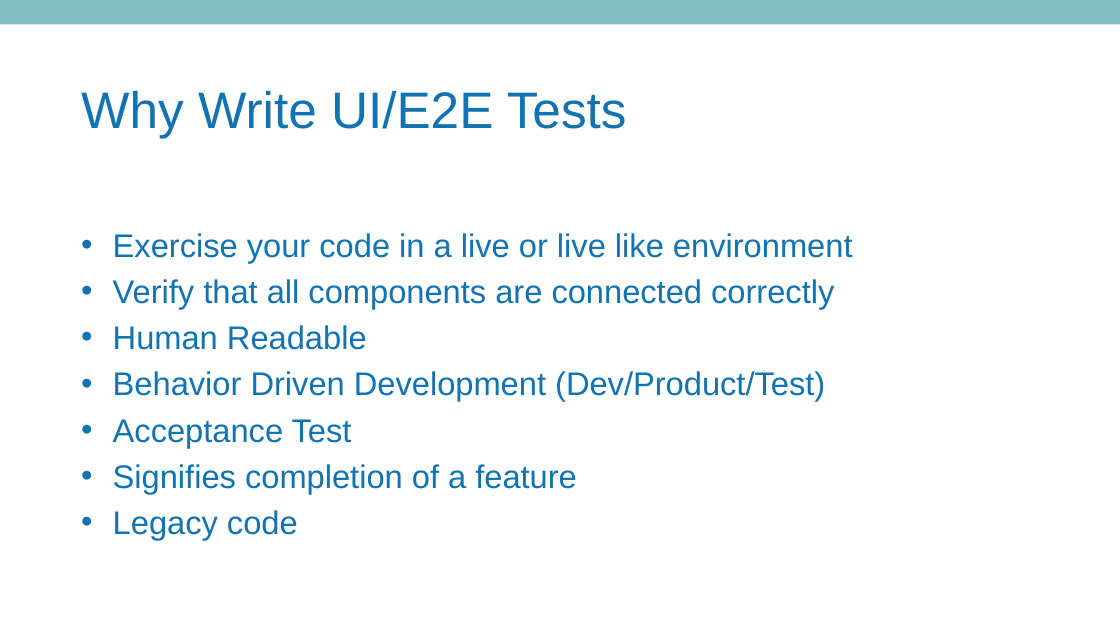
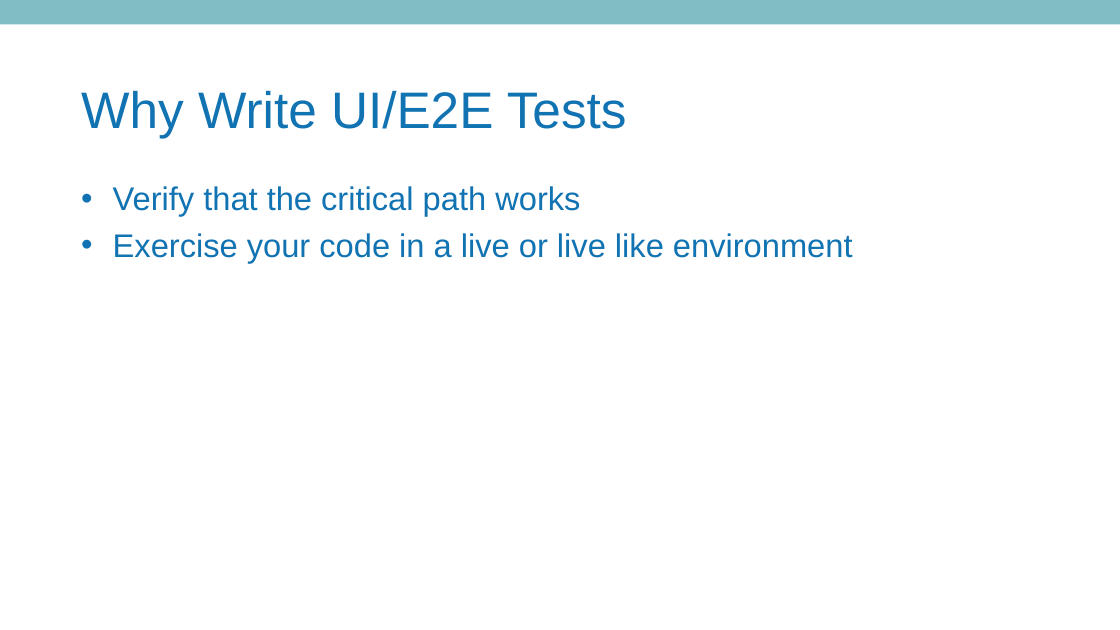
Before and after one commit to MatthewYKnowles/atlanta-code-camp-2019, a slide deck: slide 8 of And Now Seleniums Watch is Ended.pptx. Drawn at 1120x630 pixels with LibreOffice and Linux fonts; fonts in the diff are those of the drawing; background and template pictures are left out. Boxes give left, top, right and bottom in pixels: in the first picture for what was removed or moved away, otherwise in the second. Text is boxed around its words. In the diff, an @@ line names an element or a change of style, - is before the commit and + after.

```diff
--- a/And Now Seleniums Watch is Ended.pptx
+++ b/And Now Seleniums Watch is Ended.pptx
@@ text at [113,186,580,216]: paragraph added @@
+• Verify that the critical path works
@@ text at [113,279,834,540]: paragraphs removed @@
-• Verify that all components are connected correctly
-• Human Readable
-• Behavior Driven Development (Dev/Product/Test)
-• Acceptance Test
-• Signifies completion of a feature
-• Legacy code
```
Also in this commit, not shown: 2 other slides changed, 12 slides added, 5 slides removed.
